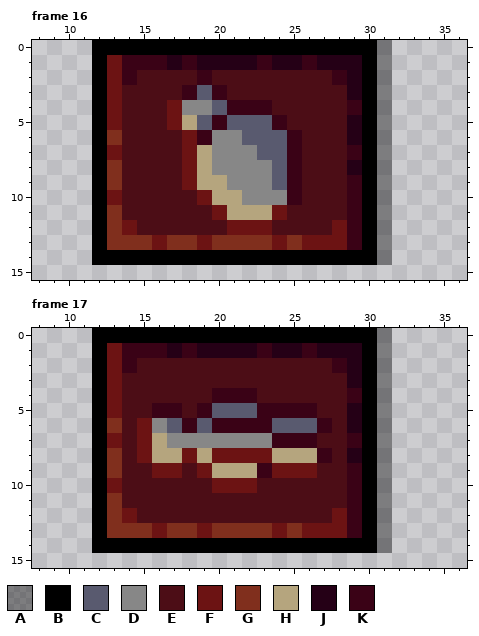
One commit to this pixel-art file: Rogue/Sprites/ButtonsUI.aseprite. The picture above is the old version.
44x16 pixels, 17 frames. Shown: frame 16: x 8..36, y 0..15; frame 17: x 8..36, y 0..15.
Visible layers, top first: "Main", "Shadow" opacity 39%.
Palette (. is transparent): A #00000063  B #000000  C #595a6f  D #878787  E #4c0d16  F #6c1313  G #802f1d  H #b5a57e  J #250016  K #3a0216
Pixels before, frame 16, first column x 12:
 0 BBBBBBBBBBBBBBBBBBBA
 1 BFKKKJKJJJJKJJKJJJBA
 2 BFKEEEEKEEEEEEEEKJBA
 3 BFEEEEKCKEEEEEEEEJBA
 4 BFEEEFDDCKKKEEEEEKBA
 5 BFEEEFHCKCCCKEEEEJBA
 6 BGEEEEFKDDCCCKEEEJBA
 7 BFEEEEFHDDDCCKEEEKBA
 8 BGEEEEFHDDDDCKEEEJBA
 9 BGEEEEFHHDDDCKEEEKBA
10 BFEEEEEFHHDDDKEEEKBA
11 BGEEEEEEFHHHFEEEEKBA
12 BGFEEEEEEFFFEEEEFKBA
13 BGGGFGGFGGGGFGFFFKBA
14 BBBBBBBBBBBBBBBBBBBA
Pixels before, frame 17, first column x 12:
 0 BBBBBBBBBBBBBBBBBBBA
 1 BFKKKJKJJJJKJJKJJJBA
 2 BFKEEEEEEEEEEEEEKJBA
 3 BFEEEEEEEEEEEEEEEJBA
 4 BFEEEEEEKKKEEEEEEKBA
 5 BFEEKKEKCCCKKKKEEJBA
 6 BGEFDCKCKKKKCCCKEJBA
 7 BFEFHDDDDDDDKKKEEKBA
 8 BGEFHHFHFFFFHHHKEJBA
 9 BGEEFFEFHHHKFFFEEKBA
10 BFEEEEEEFFFEEEEEEKBA
11 BGEEEEEEEEEEEEEEEKBA
12 BGFEEEEEEEEEEEEEFKBA
13 BGGGFGGFGGGGFGFFFKBA
14 BBBBBBBBBBBBBBBBBBBA
And afterwards:
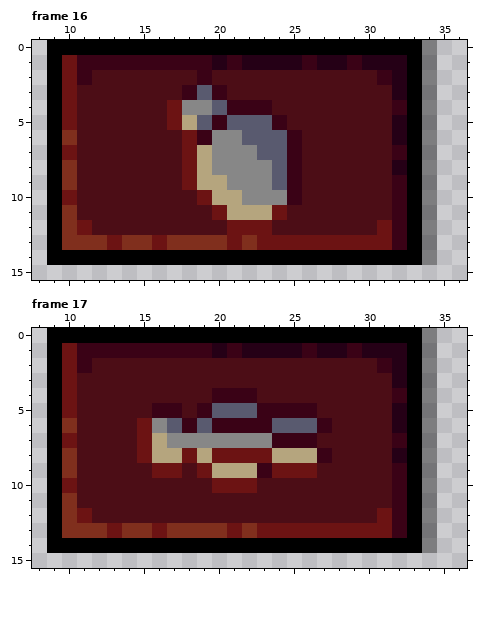
Change:
Changed rows in their new state; - is an unchanged pixel.
Frame 16, layers "Main", "Shadow":
first column x 9:
 0 BBB-------------------BBBA
 1 BFKKK---K-K-K-J-----KJJJBA
 2 BFKEEE-------------EEEKJBA
 3 BFEEE---------------EEEJBA
 4 BFEEE---------------EEEKBA
 5 BFEEE---------------EEEJBA
 6 BGEEE---------------EEEJBA
 7 BFEEE---------------EEEKBA
 8 BGEEE---------------EEEJBA
 9 BGEEE---------------EEEKBA
10 BFEEE---------------EEEKBA
11 BGEEE---------------EEEKBA
12 BGFEEE-------------EEEFKBA
13 BGGGF-----G-F-F-F---FFFKBA
14 BBB-------------------BBBA
Frame 17, layers "Main", "Shadow": the same change as frame 16
Where, in picture pixels (left, top, right, bottom), the same in both pictures:
changed: (47, 40, 437, 265)
changed: (47, 328, 437, 553)
